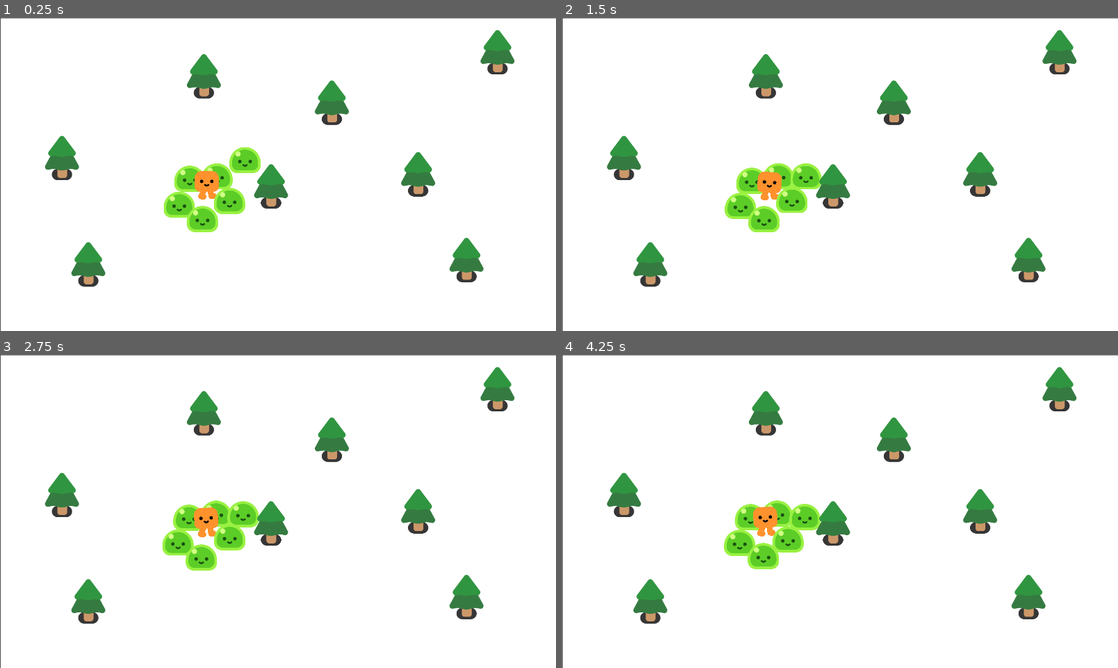
Above: before the commit, frames 1-4 (two rows, left to right).
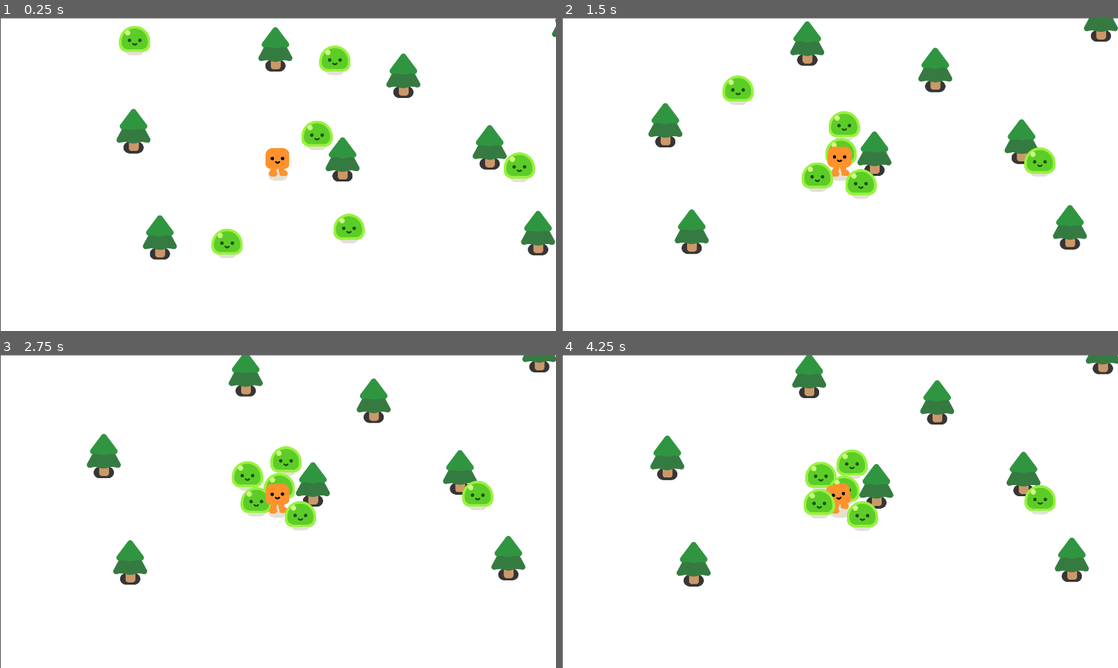
Above: after the commit, the same moments.

Repository: PL00T00/slime-game
Game: Godot game, scene res://slimeGame.tscn
The game is run twice, just before and just after one commit, with the same random seed, the same clock (stepped at 60 frames per second) and the same inputs.
Inputs:
- Up to frame 1 (0.25 s): no input
- Up to frame 2 (1.5 s): hold D (move_right) 0.53-1.28 s; hold S (move_down) from 1.28 s (still down)
- Up to frame 3 (2.75 s): release S (move_down) at 2.03 s; hold D (move_right) from 2.03 s (still down)
- Up to frame 4 (4.25 s): release D (move_right) at 2.78 s; hold W (move_up) 2.78-3.53 s; hold A (move_left) from 3.53 s (still down)

The runs differ from the first frame. In frame 1, 14% of the frame differs, in the area x 8-100%, y 0-86%; in frame 2, 13%; in frame 3, 13%; in frame 4, 13%.

Commit message:
added cun nodes

Diff:
--- /dev/null
+++ b/gun.tscn
@@ -0,0 +1,20 @@
+[gd_scene format=3 uid="uid://du5i8r7jdycua"]
+
+[ext_resource type="Texture2D" uid="uid://coon1w77o334i" path="res://pistol/pistol.png" id="1_vk1bi"]
+
+[sub_resource type="CircleShape2D" id="CircleShape2D_dk5gl"]
+radius = 350.20566
+
+[node name="Gun" type="Area2D" unique_id=2078898907]
+
+[node name="CollisionShape2D" type="CollisionShape2D" parent="." unique_id=1356492787]
+shape = SubResource("CircleShape2D_dk5gl")
+
+[node name="WeaponPivot" type="Marker2D" parent="." unique_id=525056262]
+
+[node name="Pistol" type="Sprite2D" parent="WeaponPivot" unique_id=1410160320]
+position = Vector2(117, -15)
+texture = ExtResource("1_vk1bi")
+
+[node name="ShootingPoint" type="Marker2D" parent="WeaponPivot/Pistol" unique_id=1409723086]
+position = Vector2(27, -11)
--- a/player.tscn
+++ b/player.tscn
@@ -14,3 +14,5 @@
 
 [node name="CollisionShape2D" type="CollisionShape2D" parent="." unique_id=659138316]
 shape = SubResource("CircleShape2D_onrkg")
+
+[node name="Camera2D" type="Camera2D" parent="." unique_id=213698894]
--- a/slimeGame.tscn
+++ b/slimeGame.tscn
@@ -8,9 +8,14 @@
 y_sort_enabled = true
 position = Vector2(3, 1)
 
-[node name="ColorRect" type="ColorRect" parent="." unique_id=1295458053]
-offset_right = 1931.0
-offset_bottom = 1088.0
+[node name="CanvasLayer" type="CanvasLayer" parent="." unique_id=2049106456]
+layer = -67
+
+[node name="ColorRect" type="ColorRect" parent="CanvasLayer" unique_id=1295458053]
+offset_left = 3.0
+offset_top = 1.0
+offset_right = 1934.0
+offset_bottom = 1089.0
 
 [node name="Player" parent="." unique_id=1376508517 instance=ExtResource("1_8fnf2")]
 position = Vector2(710, 632)
@@ -40,19 +45,19 @@
 position = Vector2(1441, 595)
 
 [node name="Green Slime" parent="." unique_id=1345601311 instance=ExtResource("3_8o8ej")]
-position = Vector2(745, 580)
+position = Vector2(1606, 637)
 
 [node name="Green Slime6" parent="." unique_id=111166321 instance=ExtResource("3_8o8ej")]
 position = Vector2(894, 489)
 
 [node name="Green Slime2" parent="." unique_id=1837451636 instance=ExtResource("3_8o8ej")]
-position = Vector2(655, 590)
+position = Vector2(936, 213)
 
 [node name="Green Slime3" parent="." unique_id=1860093699 instance=ExtResource("3_8o8ej")]
-position = Vector2(627, 669)
+position = Vector2(500, 952)
 
 [node name="Green Slime5" parent="." unique_id=1423896570 instance=ExtResource("3_8o8ej")]
-position = Vector2(694, 720)
+position = Vector2(168, 159)
 
 [node name="Green Slime4" parent="." unique_id=1137035744 instance=ExtResource("3_8o8ej")]
-position = Vector2(797, 704)
+position = Vector2(1002, 890)
